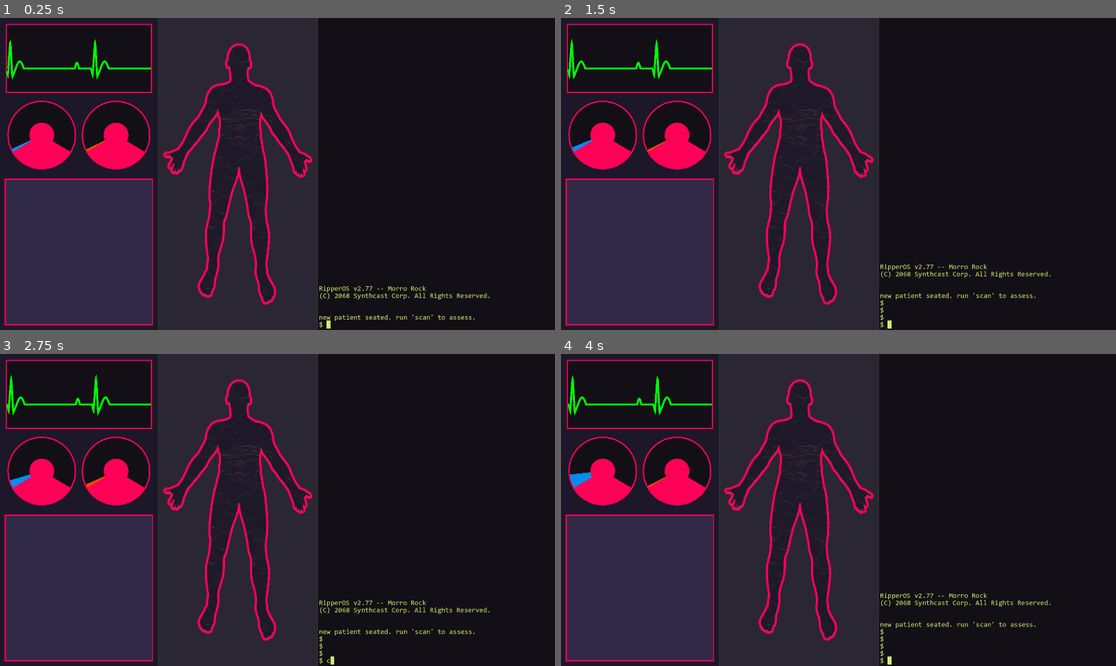
Above: before the commit, frames 1-4 (two rows, left to right).
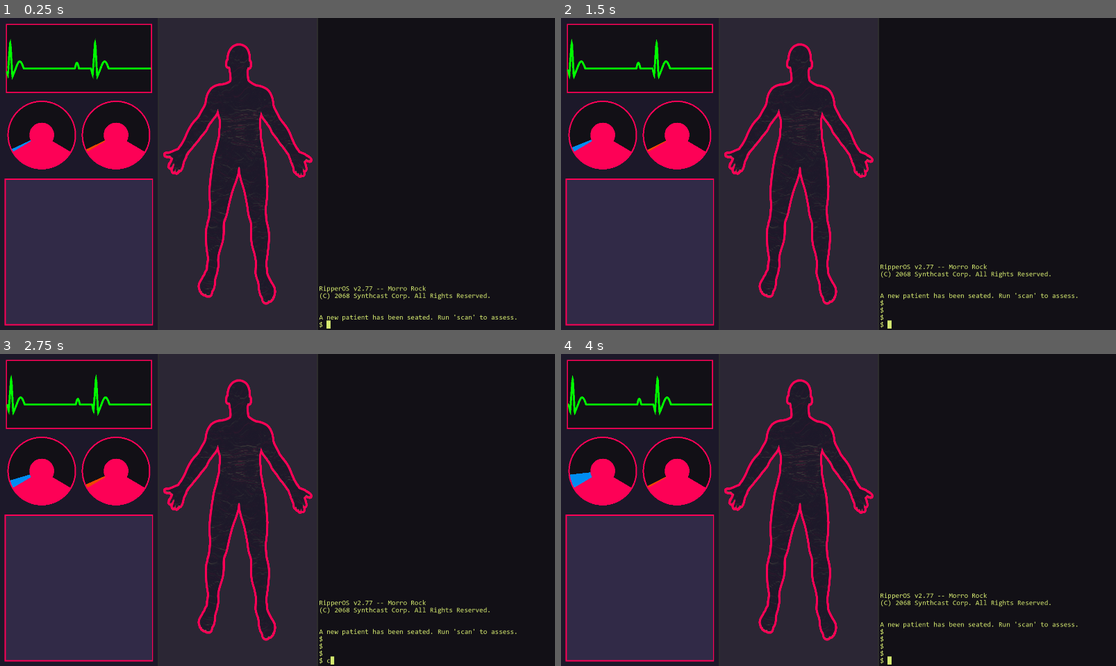
Above: after the commit, the same moments.

Repository: aaronrjackson/ripperdoc
Game: Godot game, scene res://main.tscn
Same seed, same stepped clock (60 frames per second), same inputs: the game is played once before the commit and once after it.
Inputs:
- Up to frame 1 (0.25 s): no input
- Up to frame 2 (1.5 s): tap Enter at 0.5, 0.6 s; hold Right 0.53-1.28 s; hold Down from 1.28 s (still down); tap Keypad Enter at 1.35 s
- Up to frame 3 (2.75 s): release Down at 2.03 s; hold Right from 2.03 s (still down); tap C at 2.1 s
- Up to frame 4 (4 s): release Right at 2.78 s; hold Up 2.78-3.53 s; tap Backspace at 2.85 s; hold Left from 3.53 s (still down); tap Enter at 3.6 s

The runs differ from the first frame. In frame 1, 0.2% of the frame differs, in the area x 2-94%, y 40-98%; in frame 2, 0.2%; in frame 3, 0.2%; in frame 4, 0.3%, in the area x 1-94%, y 38-88%.

Commit message:
main menu and ambience

Diff:
--- a/game_manager.gd
+++ b/game_manager.gd
@@ -51,7 +51,12 @@
 func _ready() -> void:
 	roster = load("res://data/character_roster.tres")
 	_load_names()
-	call_deferred("next_character")
+	# wait two frames so all scene nodes are ready before emitting character_loaded
+	await get_tree().process_frame
+	await get_tree().process_frame
+
+func start() -> void:
+	next_character()
 
 func _process(delta: float) -> void:
 	if current_character == null or is_dead:
--- /dev/null
+++ b/main.gd
@@ -0,0 +1,10 @@
+extends Node
+
+@onready var ambience = $AmbiencePlayer
+
+func _ready() -> void:
+	ambience.finished.connect(func(): ambience.play())
+	ambience.play()
+	await get_tree().process_frame
+	await get_tree().process_frame
+	GameManager.start()
--- a/main.tscn
+++ b/main.tscn
@@ -1,9 +1,11 @@
 [gd_scene format=3 uid="uid://dnkkkvxkan8om"]
 
 [ext_resource type="PackedScene" uid="uid://dffp8stj2gqim" path="res://minigame.tscn" id="1_1bvp3"]
+[ext_resource type="Script" uid="uid://dcjtmpi5ntnvc" path="res://main.gd" id="1_lquwl"]
 [ext_resource type="PackedScene" uid="uid://c8eq7fjv5gsj1" path="res://patient.tscn" id="2_lquwl"]
 [ext_resource type="PackedScene" uid="uid://cv0a34so8ikvi" path="res://terminal.tscn" id="3_7mycd"]
 [ext_resource type="PackedScene" uid="uid://ddf5csa45vp5l" path="res://vitals/vitals.tscn" id="4_272bh"]
+[ext_resource type="AudioStream" uid="uid://dj818km5mhv3n" path="res://resources/audio/ambience.wav" id="6_7mycd"]
 
 [node name="main" type="Control" unique_id=1977246374]
 layout_mode = 3
@@ -12,6 +14,7 @@
 anchor_bottom = 1.0
 grow_horizontal = 2
 grow_vertical = 2
+script = ExtResource("1_lquwl")
 
 [node name="Panel" type="PanelContainer" parent="." unique_id=1704384430]
 layout_mode = 1
@@ -44,3 +47,7 @@
 [node name="Terminal" parent="Panel/HBoxContainer" unique_id=270556858 instance=ExtResource("3_7mycd")]
 layout_mode = 2
 size_flags_stretch_ratio = 1.5
+
+[node name="AmbiencePlayer" type="AudioStreamPlayer" parent="." unique_id=1730167823]
+stream = ExtResource("6_7mycd")
+volume_db = -24.0
--- /dev/null
+++ b/main_menu.gd
@@ -0,0 +1,14 @@
+extends Control
+
+@onready var start_button = $VBoxContainer/StartButton
+@onready var quit_button = $VBoxContainer/QuitButton
+
+func _ready() -> void:
+	start_button.pressed.connect(_on_start_pressed)
+	quit_button.pressed.connect(_on_quit_pressed)
+
+func _on_start_pressed() -> void:
+	get_tree().change_scene_to_file("res://main.tscn")
+
+func _on_quit_pressed() -> void:
+	get_tree().quit()
--- /dev/null
+++ b/main_menu.tscn
@@ -0,0 +1,109 @@
+[gd_scene format=3 uid="uid://cdunjet3nu5ps"]
+
+[ext_resource type="FontFile" uid="uid://b8aj53ugeql0f" path="res://resources/fonts/CYBERPUNK.otf" id="1_06t4h"]
+[ext_resource type="Script" uid="uid://bstc8rb87args" path="res://main_menu.gd" id="1_7vrkn"]
+
+[sub_resource type="StyleBoxFlat" id="StyleBoxFlat_7vrkn"]
+bg_color = Color(0.19215687, 0.16470589, 0.2784314, 1)
+
+[sub_resource type="LabelSettings" id="LabelSettings_fu7sn"]
+font = ExtResource("1_06t4h")
+font_size = 256
+
+[sub_resource type="StyleBoxFlat" id="StyleBoxFlat_06t4h"]
+bg_color = Color(0.10980392, 0.09411765, 0.16078432, 1)
+expand_margin_left = 32.0
+expand_margin_top = 32.0
+expand_margin_right = 32.0
+expand_margin_bottom = 8.0
+
+[sub_resource type="StyleBoxFlat" id="StyleBoxFlat_jix8l"]
+bg_color = Color(0.07058824, 0.0627451, 0.08627451, 1)
+expand_margin_left = 32.0
+expand_margin_top = 32.0
+expand_margin_right = 32.0
+expand_margin_bottom = 8.0
+
+[sub_resource type="StyleBoxFlat" id="StyleBoxFlat_fu7sn"]
+bg_color = Color(0.07058824, 0.0627451, 0.08627451, 1)
+expand_margin_left = 32.0
+expand_margin_top = 32.0
+expand_margin_right = 32.0
+expand_margin_bottom = 6.0
+
+[sub_resource type="StyleBoxFlat" id="StyleBoxFlat_glbon"]
+bg_color = Color(0.07058824, 0.0627451, 0.08627451, 1)
+expand_margin_left = 32.0
+expand_margin_top = 32.0
+expand_margin_right = 32.0
+expand_margin_bottom = 8.0
+
+[node name="MainMenu" type="Control" unique_id=523424297]
+layout_mode = 3
+anchors_preset = 15
+anchor_right = 1.0
+anchor_bottom = 1.0
+grow_horizontal = 2
+grow_vertical = 2
+script = ExtResource("1_7vrkn")
+
+[node name="Background" type="Panel" parent="." unique_id=1237632056]
+layout_mode = 1
+anchors_preset = 15
+anchor_right = 1.0
+anchor_bottom = 1.0
+grow_horizontal = 2
+grow_vertical = 2
+theme_override_styles/panel = SubResource("StyleBoxFlat_7vrkn")
+
+[node name="Title" type="Label" parent="." unique_id=2145043930]
+custom_minimum_size = Vector2(100, 100)
+layout_mode = 1
+anchors_preset = -1
+anchor_left = 0.5
+anchor_top = 0.15
+anchor_right = 0.5
+anchor_bottom = 0.15
+offset_left = -634.0
+offset_right = 634.0
+offset_bottom = 188.0
+grow_horizontal = 2
+pivot_offset_ratio = Vector2(0.5, 0.5)
+text = "RIPPERDOC"
+label_settings = SubResource("LabelSettings_fu7sn")
+horizontal_alignment = 1
+vertical_alignment = 1
+
+[node name="VBoxContainer" type="VBoxContainer" parent="." unique_id=1479537761]
+layout_mode = 1
+anchors_preset = 15
+anchor_right = 1.0
+anchor_bottom = 1.0
+offset_top = 536.0
+grow_horizontal = 2
+grow_vertical = 2
+theme_override_constants/separation = 128
+
+[node name="StartButton" type="Button" parent="VBoxContainer" unique_id=1473097470]
+layout_mode = 2
+size_flags_horizontal = 4
+theme_override_colors/font_color = Color(1, 1, 1, 1)
+theme_override_colors/font_outline_color = Color(0, 0, 0, 1)
+theme_override_fonts/font = ExtResource("1_06t4h")
+theme_override_font_sizes/font_size = 128
+theme_override_styles/normal = SubResource("StyleBoxFlat_06t4h")
+theme_override_styles/pressed = SubResource("StyleBoxFlat_jix8l")
+theme_override_styles/hover = SubResource("StyleBoxFlat_fu7sn")
+text = "Start Game"
+
+[node name="QuitButton" type="Button" parent="VBoxContainer" unique_id=1499515102]
+layout_mode = 2
+size_flags_horizontal = 4
+theme_override_colors/font_color = Color(1, 1, 1, 1)
+theme_override_colors/font_outline_color = Color(0, 0, 0, 1)
+theme_override_fonts/font = ExtResource("1_06t4h")
+theme_override_font_sizes/font_size = 128
+theme_override_styles/normal = SubResource("StyleBoxFlat_06t4h")
+theme_override_styles/pressed = SubResource("StyleBoxFlat_glbon")
+theme_override_styles/hover = SubResource("StyleBoxFlat_fu7sn")
+text = "Quit Game"
--- a/terminal.gd
+++ b/terminal.gd
@@ -30,13 +30,14 @@
 	output.append("RipperOS v2.77 -- Morro Rock")
 	output.append("(C) 2068 Synthcast Corp. All Rights Reserved.")
 	output.append("")
-	await get_tree().process_frame  # wait for layout to compute sizes
+	await get_tree().process_frame
+	await get_tree().process_frame
 	_redraw()
 
 func _on_character_loaded(character: Character) -> void:
 	print("new character " + character.character_name + " detected!")
 	output.append("")
-	output.append("new patient seated. run 'scan' to assess.")
+	output.append("A new patient has been seated. Run 'scan' to assess.")
 	_redraw()
 
 func _on_character_died():
Not shown, added: main.gd.uid
Not shown, added: main_menu.gd.uid
Not shown, added: resources/audio/ambience.wav.import
Binary file added: resources/fonts/CYBERPUNK.otf
Not shown, added: resources/fonts/CYBERPUNK.otf.import
Not shown, added: resources/audio/ambience.wav
